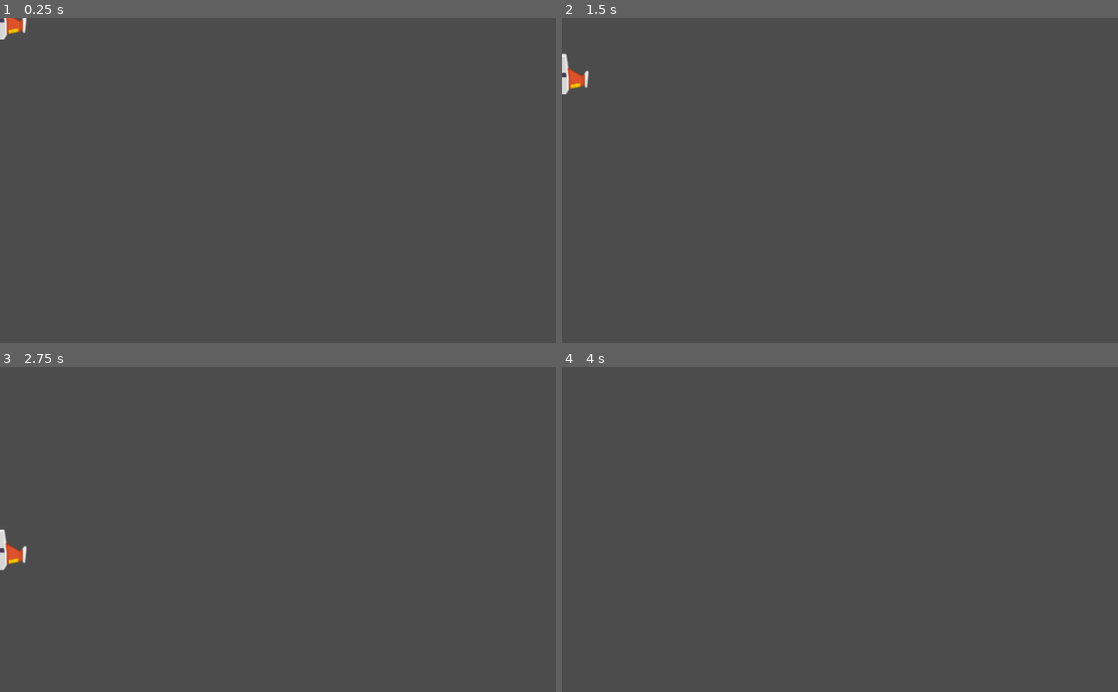
Above: before the commit, frames 1-4 (two rows, left to right).
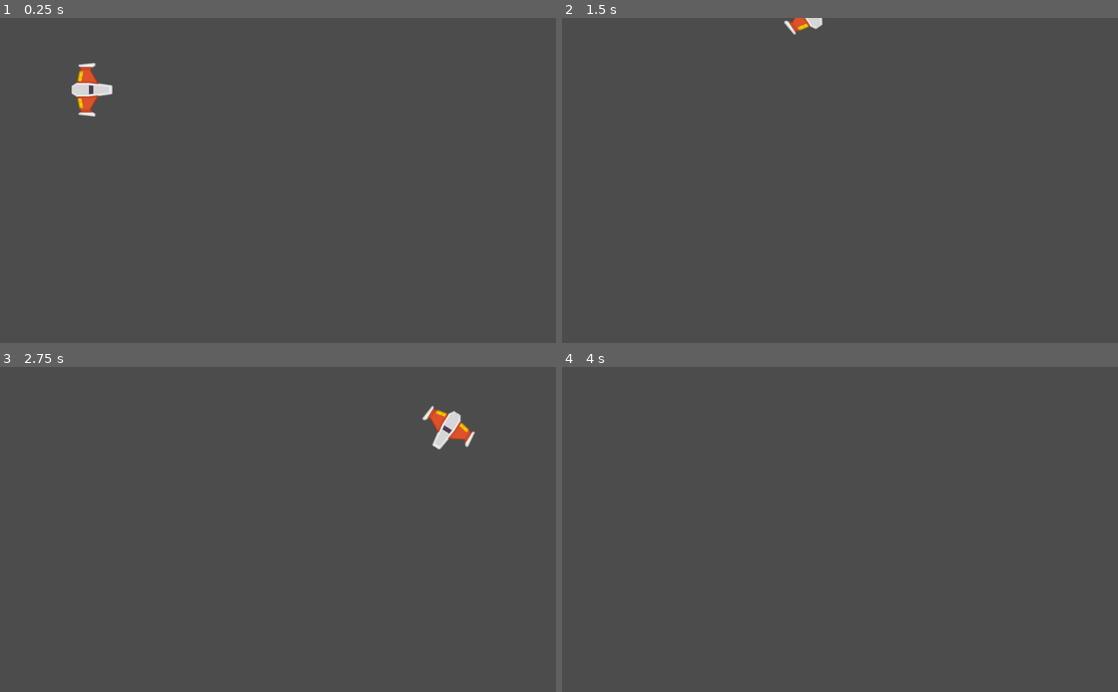
Above: after the commit, the same moments.

Repository: Agustinrach/Meteoritos
Game: Godot game, scene res://Juego/Naves/player/Player.tscn
Two runs of this game, one before a commit and one after it. Both use one fixed random seed, a clock stepped at 60 frames per second and the inputs below. The project has no main scene, so this scene is started directly.
Inputs:
- Up to frame 1 (0.25 s): no input
- Up to frame 2 (1.5 s): hold W (mover_adelante, bound only after the commit) 0.53-1.28 s; hold Left (rotar_antihorario, bound only after the commit) 0.53-1.28 s; tap Right (rotar_horario, bound only after the commit) at 0.8, 1.35 s; hold S (mover_atras, bound only after the commit) from 1.28 s (still down)
- Up to frame 3 (2.75 s): tap Left (rotar_antihorario, bound only after the commit) at 1.55 s; release S (mover_atras, bound only after the commit) at 2.03 s; hold W (mover_adelante, bound only after the commit) from 2.03 s (still down); hold Left (rotar_antihorario, bound only after the commit) from 2.03 s (still down); tap Right (rotar_horario, bound only after the commit) at 2.3 s
- Up to frame 4 (4 s): release Left (rotar_antihorario, bound only after the commit) at 2.78 s; tap Right (rotar_horario, bound only after the commit) at 2.85, 3.8 s; tap Left (rotar_antihorario, bound only after the commit) at 3.05 s; release W (mover_adelante, bound only after the commit) at 3.53 s; hold S (mover_atras, bound only after the commit) from 3.53 s (still down); hold Left (rotar_antihorario, bound only after the commit) from 3.53 s (still down)

The runs differ from the first frame. In frame 1, 0.8% of the frame differs, in the area x 0-21%, y 0-31%; in frame 2, 0.5%; in frame 3, 0.9%, in the area x 0-86%, y 11-63%; in frame 4, nothing differs.

Commit message:
movimiento
empuje y rotacion

Diff:
--- a/Juego/Naves/player/MaterialFisico.tres
+++ b/Juego/Naves/player/MaterialFisico.tres
@@ -1,3 +1,4 @@
 [gd_resource type="PhysicsMaterial" format=2]
 
 [resource]
+friction = 0.0
--- /dev/null
+++ b/Juego/Naves/player/Player.gd
@@ -0,0 +1,38 @@
+#Player.gd
+class_name Player
+extends RigidBody2D
+
+## atributos export
+
+export var potencia_motor : int = 20
+export var potencia_rotacion : int = 280
+
+# atributos
+var empuje:Vector2 = Vector2.ZERO
+var dir_rotacion:int = 0
+
+#metodos
+
+
+func _integrate_forces(state: Physics2DDirectBodyState) -> void:
+	apply_central_impulse(empuje.rotated(rotation))
+	apply_torque_impulse(dir_rotacion * potencia_rotacion)
+
+
+func _process(delta: float) -> void:
+	player_input()
+
+func player_input()->void:
+	#empuje
+	empuje = Vector2.ZERO
+	if Input.is_action_pressed("mover_adelante"):
+		empuje = Vector2(potencia_motor,0)
+	elif Input.is_action_pressed("mover_atras"):
+		empuje = Vector2(-potencia_motor,0)
+
+	#rotacion
+	dir_rotacion = 0
+	if Input.is_action_pressed("rotar_antihorario"):
+		dir_rotacion -=1
+	elif Input.is_action_pressed("rotar_horario"):
+		dir_rotacion +=1
--- a/Juego/Naves/player/Player.tscn
+++ b/Juego/Naves/player/Player.tscn
@@ -1,19 +1,26 @@
-[gd_scene load_steps=4 format=2]
+[gd_scene load_steps=5 format=2]
 
 [ext_resource path="res://Juego/Naves/player/player_orange.png" type="Texture" id=1]
 [ext_resource path="res://Juego/Naves/player/MaterialFisico.tres" type="PhysicsMaterial" id=2]
+[ext_resource path="res://Juego/Naves/player/Player.gd" type="Script" id=3]
 
 [sub_resource type="CapsuleShape2D" id=1]
 radius = 34.2585
 height = 25.5716
 
 [node name="Player" type="RigidBody2D"]
+position = Vector2( 169.441, 132.441 )
 physics_material_override = ExtResource( 2 )
+gravity_scale = 0.0
+linear_damp = 1.0
+angular_damp = 4.0
+script = ExtResource( 3 )
 
 [node name="Sprite" type="Sprite" parent="."]
+rotation = 1.5708
 texture = ExtResource( 1 )
 
 [node name="CollisionShape2D" type="CollisionShape2D" parent="."]
-position = Vector2( -0.176781, 1.06066 )
+position = Vector2( -0.597222, -0.621137 )
 rotation = 1.57802
 shape = SubResource( 1 )
--- a/project.godot
+++ b/project.godot
@@ -8,10 +8,47 @@
 
 config_version=4
 
+_global_script_classes=[ {
+"base": "RigidBody2D",
+"class": "Player",
+"language": "GDScript",
+"path": "res://Juego/Naves/player/Player.gd"
+} ]
+_global_script_class_icons={
+"Player": ""
+}
+
 [application]
 
 config/name="Meteoritos"
 config/icon="res://icon.png"
+
+[input]
+
+mover_adelante={
+"deadzone": 0.5,
+"events": [ Object(InputEventKey,"resource_local_to_scene":false,"resource_name":"","device":0,"alt":false,"shift":false,"control":false,"meta":false,"command":false,"pressed":false,"scancode":87,"unicode":0,"echo":false,"script":null)
+, Object(InputEventKey,"resource_local_to_scene":false,"resource_name":"","device":0,"alt":false,"shift":false,"control":false,"meta":false,"command":false,"pressed":false,"scancode":16777232,"unicode":0,"echo":false,"script":null)
+ ]
+}
+mover_atras={
+"deadzone": 0.5,
+"events": [ Object(InputEventKey,"resource_local_to_scene":false,"resource_name":"","device":0,"alt":false,"shift":false,"control":false,"meta":false,"command":false,"pressed":false,"scancode":83,"unicode":0,"echo":false,"script":null)
+, Object(InputEventKey,"resource_local_to_scene":false,"resource_name":"","device":0,"alt":false,"shift":false,"control":false,"meta":false,"command":false,"pressed":false,"scancode":16777234,"unicode":0,"echo":false,"script":null)
+ ]
+}
+rotar_horario={
+"deadzone": 0.5,
+"events": [ Object(InputEventKey,"resource_local_to_scene":false,"resource_name":"","device":0,"alt":false,"shift":false,"control":false,"meta":false,"command":false,"pressed":false,"scancode":16777233,"unicode":0,"echo":false,"script":null)
+, Object(InputEventKey,"resource_local_to_scene":false,"resource_name":"","device":0,"alt":false,"shift":false,"control":false,"meta":false,"command":false,"pressed":false,"scancode":68,"unicode":0,"echo":false,"script":null)
+ ]
+}
+rotar_antihorario={
+"deadzone": 0.5,
+"events": [ Object(InputEventKey,"resource_local_to_scene":false,"resource_name":"","device":0,"alt":false,"shift":false,"control":false,"meta":false,"command":false,"pressed":false,"scancode":16777231,"unicode":0,"echo":false,"script":null)
+, Object(InputEventKey,"resource_local_to_scene":false,"resource_name":"","device":0,"alt":false,"shift":false,"control":false,"meta":false,"command":false,"pressed":false,"scancode":65,"unicode":0,"echo":false,"script":null)
+ ]
+}
 
 [physics]
 
